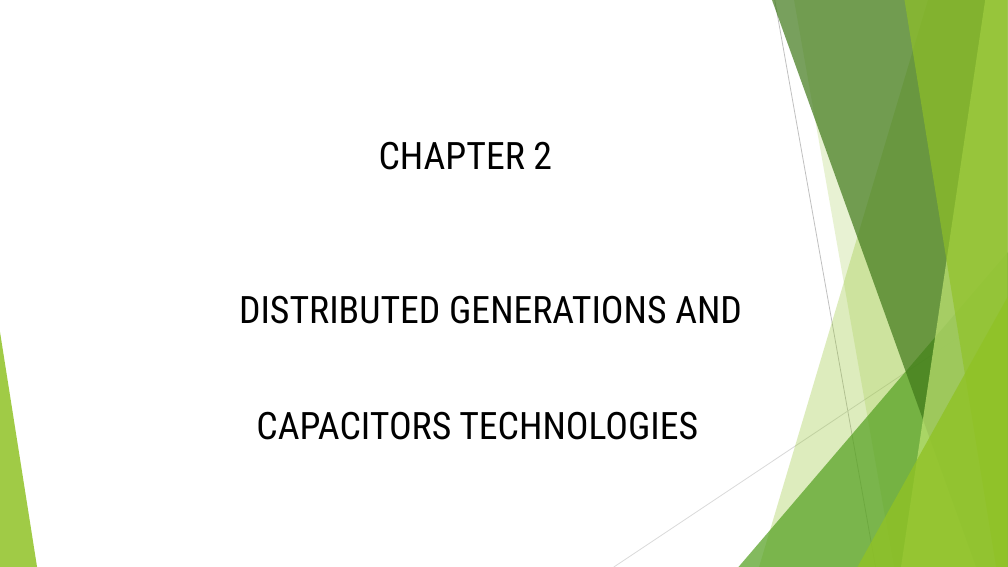
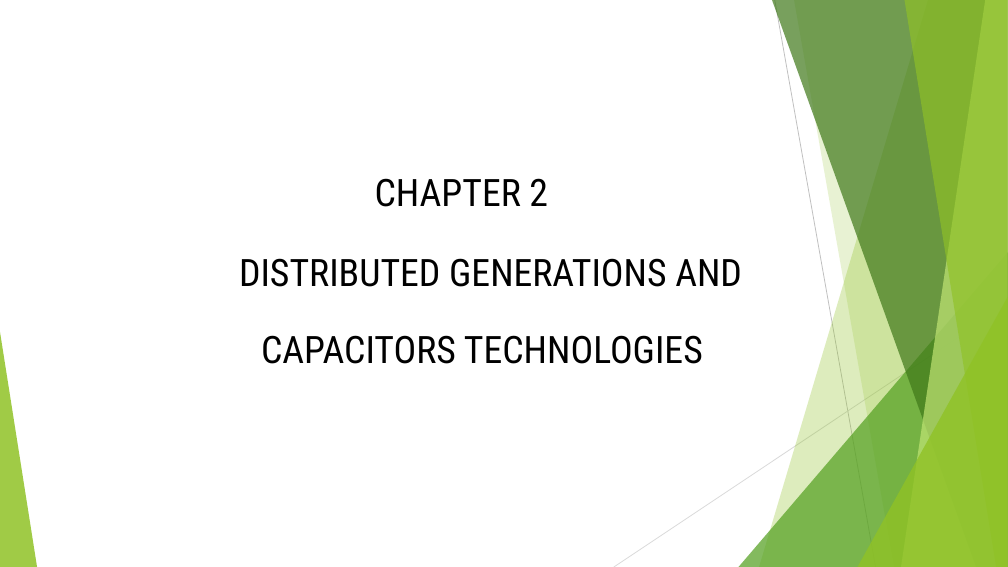
Before and after one commit to moustafashahin122/AOA-Graduation-Project-2022-, a slide deck: slide 7 of code/AOA_objects/results/grad_presentation/Presentation.pptx. Drawn at 1008x567 pixels with LibreOffice and Linux fonts; fonts in the diff are those of the drawing. Boxes give left, top, right and bottom in pixels: in the first picture for what was removed or moved away, otherwise in the second. Text is boxed around its words. In the diff, an @@ line names an element or a change of style, - is before the commit and + after.

```diff
--- a/code/AOA_objects/results/grad_presentation/Presentation.pptx
+++ b/code/AOA_objects/results/grad_presentation/Presentation.pptx
@@ text "CHAPTER 2": place and size @@
-text "CHAPTER 2" at (379, 141, 552, 170)
+text "CHAPTER 2" at (375, 178, 548, 207)
@@ text "DISTRIBUTED GENERATIONS AND": place and size @@
-text "DISTRIBUTED GENERATIONS AND" at (239, 295, 742, 324)
+text "DISTRIBUTED GENERATIONS AND" at (239, 258, 742, 287)
@@ text "CAPACITORS TECHNOLOGIES": place and size @@
-text "CAPACITORS TECHNOLOGIES" at (256, 411, 698, 440)
+text "CAPACITORS TECHNOLOGIES" at (261, 335, 703, 364)
```
Also in this commit, not shown: 13 other slides changed, 14 slides added.
